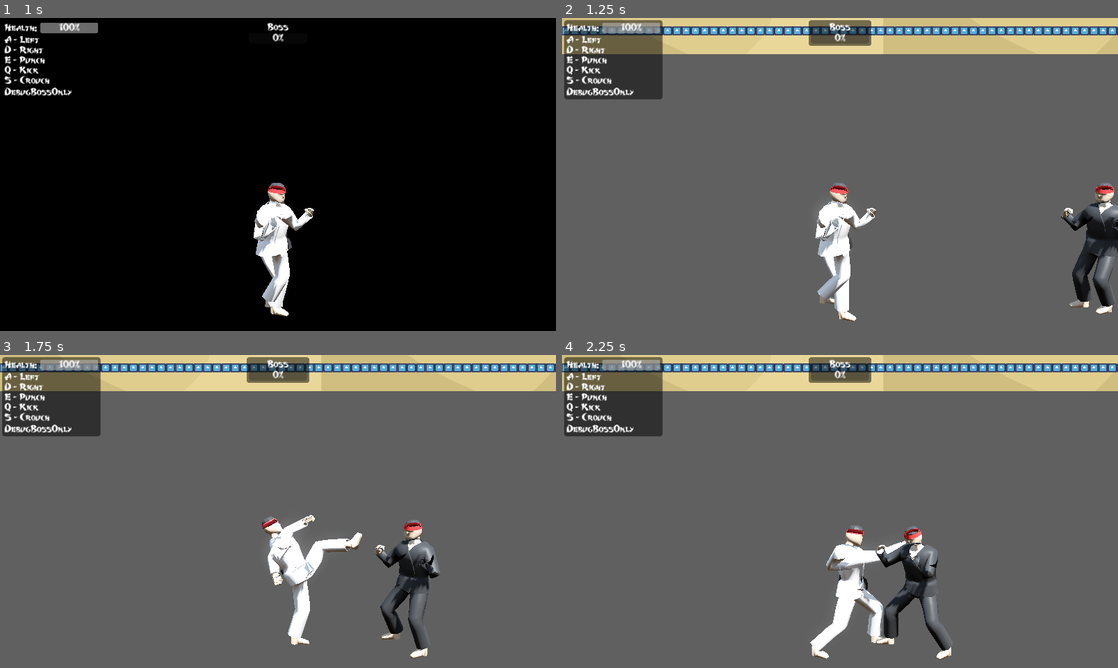
Above: before the commit, frames 1-4 (two rows, left to right).
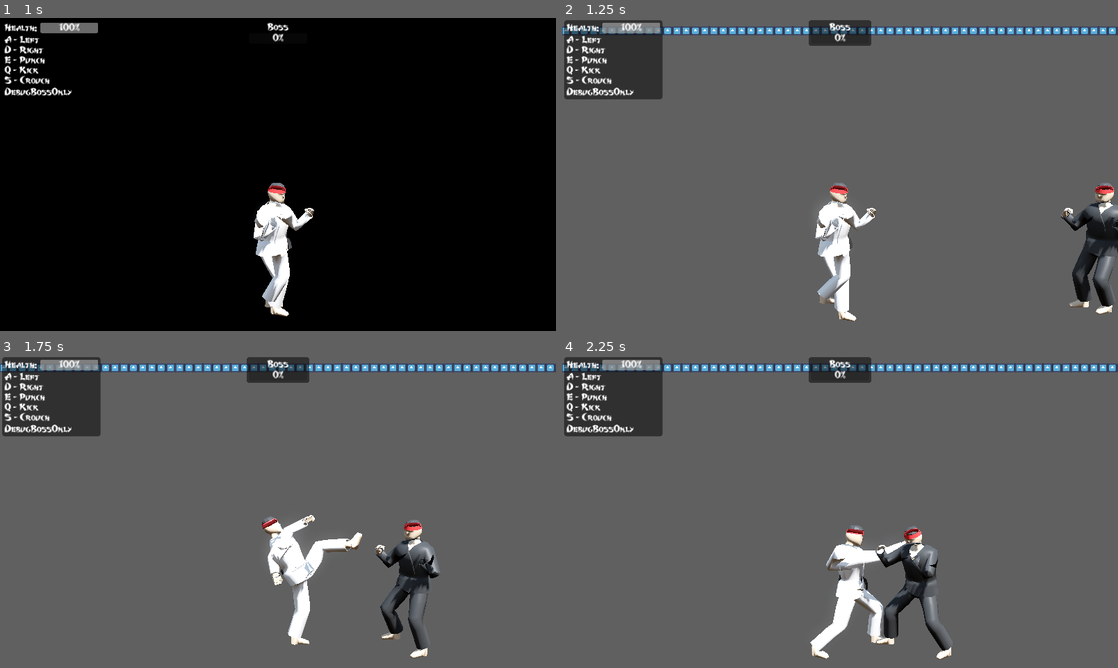
Above: after the commit, the same moments.

Repository: Oliver-Misbach/EnterTheDojo
Game: Godot game, scene res://src/level/debug_boss_only.tscn
Two runs of this game, one before a commit and one after it. Both use one fixed random seed, a clock stepped at 60 frames per second and the inputs below. This scene is started directly instead of the project's main scene. The engine's default icon, where the game draws it, is replaced by a stand-in: a white triangle on a blue panel in a dark square.
Inputs:
- Up to frame 1 (1 s): tap Enter at 0.5 s; hold D (right) from 0.53 s (still down); tap S (crouch) at 0.6 s
- Up to frame 2 (1.25 s): keep holding D (right)
- Up to frame 3 (1.75 s): release D (right) at 1.28 s; hold A (left) from 1.28 s (still down); tap Q (kick) at 1.35 s
- Up to frame 4 (2.25 s): release A (left) at 2.03 s; hold D (right) from 2.03 s (still down); tap E (punch) at 2.1 s

Frame 1 is identical in both runs. In frame 2, 8.5% of the frame differs, in the area x 0-100%, y 0-12%; in frame 3, 8.5%; in frame 4, 8.5%.
Error in both runs: Invalid assignment of property or key 'value' with value of type 'float' on a base object of type 'null instance'. (res://src/character/enemy/boss/boss.gd:18)

Commit message:
fix level backgrounds

Diff:
--- a/src/level/level1.tscn
+++ b/src/level/level1.tscn
@@ -1,10 +1,14 @@
-[gd_scene load_steps=4 format=3 uid="uid://cfi5vtrehbrf6"]
+[gd_scene load_steps=5 format=3 uid="uid://cfi5vtrehbrf6"]
 
 [ext_resource type="PackedScene" uid="uid://csq0r4i000xch" path="res://src/world/world.tscn" id="1_8fvjr"]
 [ext_resource type="PackedScene" uid="uid://dnko3gmvxic7q" path="res://src/character/enemy/type/blue.tscn" id="2_ad4m2"]
 [ext_resource type="PackedScene" uid="uid://cefe5cykhb2an" path="res://src/character/enemy/type/yellow.tscn" id="3_fpwj5"]
+[ext_resource type="Texture2D" uid="uid://u56fn0gs47h0" path="res://assets/Floor1.png" id="4_kpg63"]
 
 [node name="Level 1" instance=ExtResource("1_8fvjr")]
 
 [node name="EnemySpawner" parent="." index="3"]
 types = Array[PackedScene]([ExtResource("2_ad4m2"), ExtResource("3_fpwj5")])
+
+[node name="Sprite2D" parent="Background" index="0"]
+texture = ExtResource("4_kpg63")
--- a/src/level/level2.tscn
+++ b/src/level/level2.tscn
@@ -1,10 +1,14 @@
-[gd_scene load_steps=4 format=3 uid="uid://y0w2stynro0i"]
+[gd_scene load_steps=5 format=3 uid="uid://y0w2stynro0i"]
 
 [ext_resource type="PackedScene" uid="uid://csq0r4i000xch" path="res://src/world/world.tscn" id="1_jhhjc"]
 [ext_resource type="PackedScene" uid="uid://w3xuec13fpgc" path="res://src/character/enemy/type/green.tscn" id="2_u8upv"]
 [ext_resource type="PackedScene" uid="uid://b5qtj00q0awjg" path="res://src/character/enemy/type/red.tscn" id="3_x00qo"]
+[ext_resource type="Texture2D" uid="uid://cr5ypkis76ngo" path="res://assets/Floor2.png" id="4_ng3wb"]
 
 [node name="Level 2" instance=ExtResource("1_jhhjc")]
 
 [node name="EnemySpawner" parent="." index="3"]
 types = Array[PackedScene]([ExtResource("2_u8upv"), ExtResource("3_x00qo")])
+
+[node name="Sprite2D" parent="Background" index="0"]
+texture = ExtResource("4_ng3wb")
--- a/src/level/level3.tscn
+++ b/src/level/level3.tscn
@@ -1,5 +1,9 @@
-[gd_scene load_steps=2 format=3 uid="uid://guymduogr0f4"]
+[gd_scene load_steps=3 format=3 uid="uid://guymduogr0f4"]
 
 [ext_resource type="PackedScene" uid="uid://csq0r4i000xch" path="res://src/world/world.tscn" id="1_vblpk"]
+[ext_resource type="Texture2D" uid="uid://bh6lok01v6bfp" path="res://assets/Floor3.png" id="2_3ukqg"]
 
 [node name="Level 3" instance=ExtResource("1_vblpk")]
+
+[node name="Sprite2D" parent="Background" index="0"]
+texture = ExtResource("2_3ukqg")
--- a/src/world/world.tscn
+++ b/src/world/world.tscn
@@ -1,11 +1,10 @@
-[gd_scene load_steps=17 format=3 uid="uid://csq0r4i000xch"]
+[gd_scene load_steps=16 format=3 uid="uid://csq0r4i000xch"]
 
 [ext_resource type="Script" path="res://src/world/world.gd" id="1_3klmo"]
 [ext_resource type="PackedScene" uid="uid://dnko3gmvxic7q" path="res://src/character/enemy/type/blue.tscn" id="4_2xdc0"]
 [ext_resource type="PackedScene" uid="uid://ksdjb1tbboha" path="res://src/character/player/player.tscn" id="5_45di6"]
 [ext_resource type="Script" path="res://src/world/enemy_spawner.gd" id="5_q0b4x"]
 [ext_resource type="PackedScene" uid="uid://cefe5cykhb2an" path="res://src/character/enemy/type/yellow.tscn" id="5_q1qhn"]
-[ext_resource type="Texture2D" uid="uid://u56fn0gs47h0" path="res://assets/Floor1.png" id="6_g7tw4"]
 [ext_resource type="PackedScene" uid="uid://w3xuec13fpgc" path="res://src/character/enemy/type/green.tscn" id="6_vcgl2"]
 [ext_resource type="PackedScene" uid="uid://b5qtj00q0awjg" path="res://src/character/enemy/type/red.tscn" id="7_obe8y"]
 [ext_resource type="PackedScene" uid="uid://c6hat4xli5ja1" path="res://src/character/enemy/type/black.tscn" id="8_vgjmd"]
@@ -64,7 +63,6 @@
 
 [node name="Sprite2D" type="Sprite2D" parent="Background"]
 scale = Vector2(1.161, 1.161)
-texture = ExtResource("6_g7tw4")
 centered = false
 
 [node name="Player" parent="." instance=ExtResource("5_45di6")]
